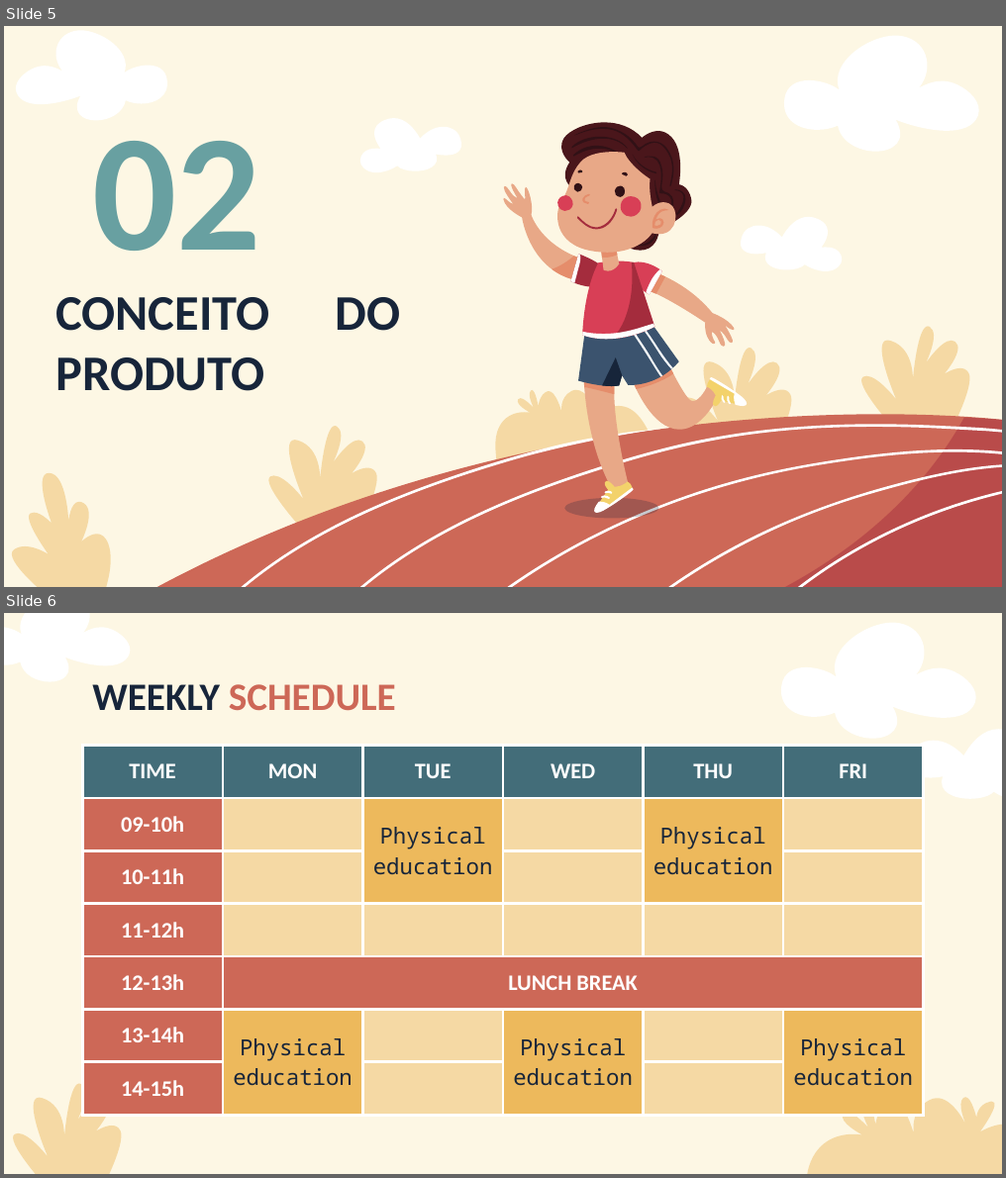
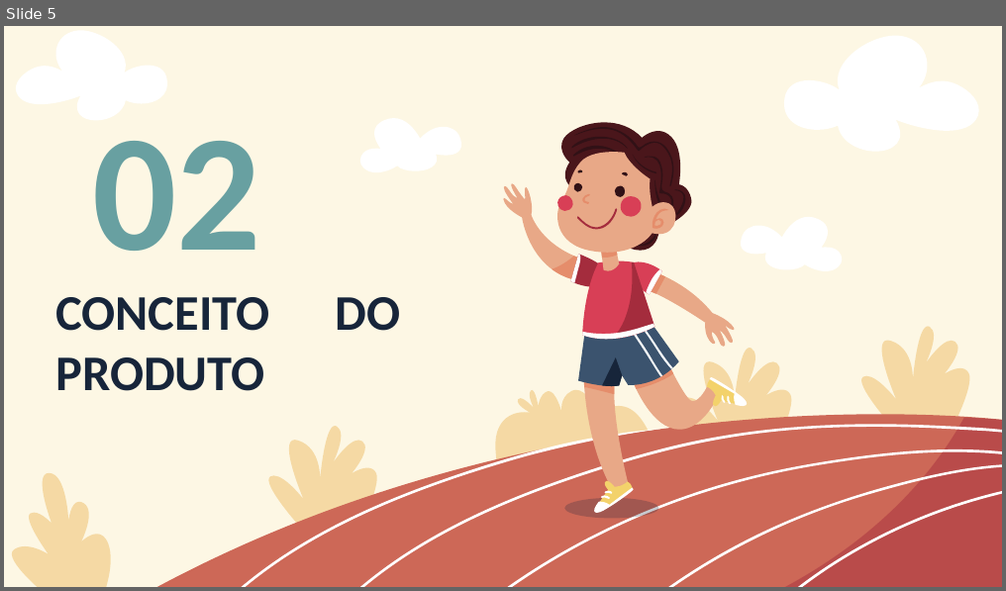
Before and after one commit to martimgil/MAS-Projeto, a slide deck: Iterações/3/Apresentação3.pptx. Shown one above the other, each under a label of ours: slides 5 and 6 before the commit, slide 5 after it. The pictures are 1006x1178 and 1006x591 pixels, drawn with LibreOffice and Linux fonts; fonts in the diff are those of the drawing. Boxes give left, top, right and bottom in pixels: in the first picture for what was removed or moved away, otherwise in the second. Text is boxed around its words. In the diff, an @@ line names an element or a change of style, - is before the commit and + after.

```diff
--- a/Iterações/3/Apresentação3.pptx
+++ b/Iterações/3/Apresentação3.pptx
@@ slide 6 removed at box(4, 613, 1002, 1174), background #FDF7E4 @@
@@ freeform shape removed at box(4, 613, 133, 682) @@
@@ freeform shape removed at box(778, 622, 980, 738) @@
@@ title removed at box(92, 684, 396, 710) @@
-WEEKLY SCHEDULE
@@ freeform shape removed at box(905, 729, 1002, 801) @@
@@ table removed at box(83, 746, 921, 1116), 7 rows, 6 columns @@
-TIME | MON | TUE | WED | THU | FRI
-09-10h |  | Physical education |  | Physical education | 
-10-11h |  |  |  |  | 
-11-12h |  |  |  |  | 
-12-13h | LUNCH BREAK |  |  |  | 
-13-14h | Physical education |  | Physical education |  | Physical education
-14-15h |  |  |  |  | 
@@ freeform shape removed at box(4, 1084, 126, 1174) @@
@@ freeform shape removed at box(796, 1097, 1002, 1174) @@
```
Also in this commit, not shown: 13 other slides removed, 5 other files.
